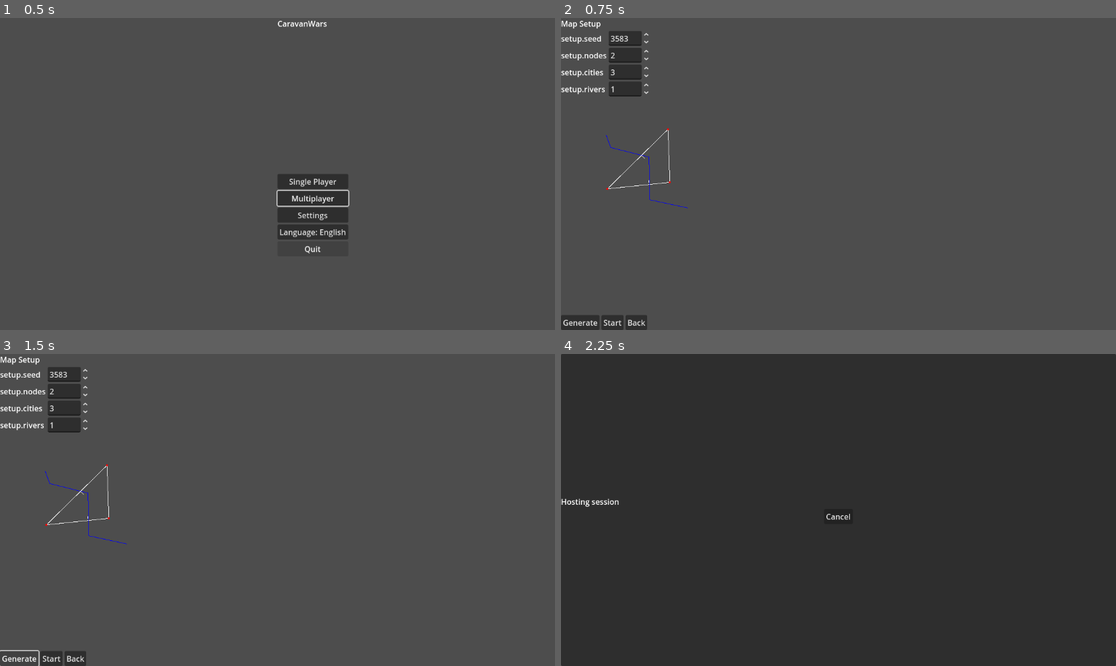
Above: before the commit, frames 1-4 (two rows, left to right).
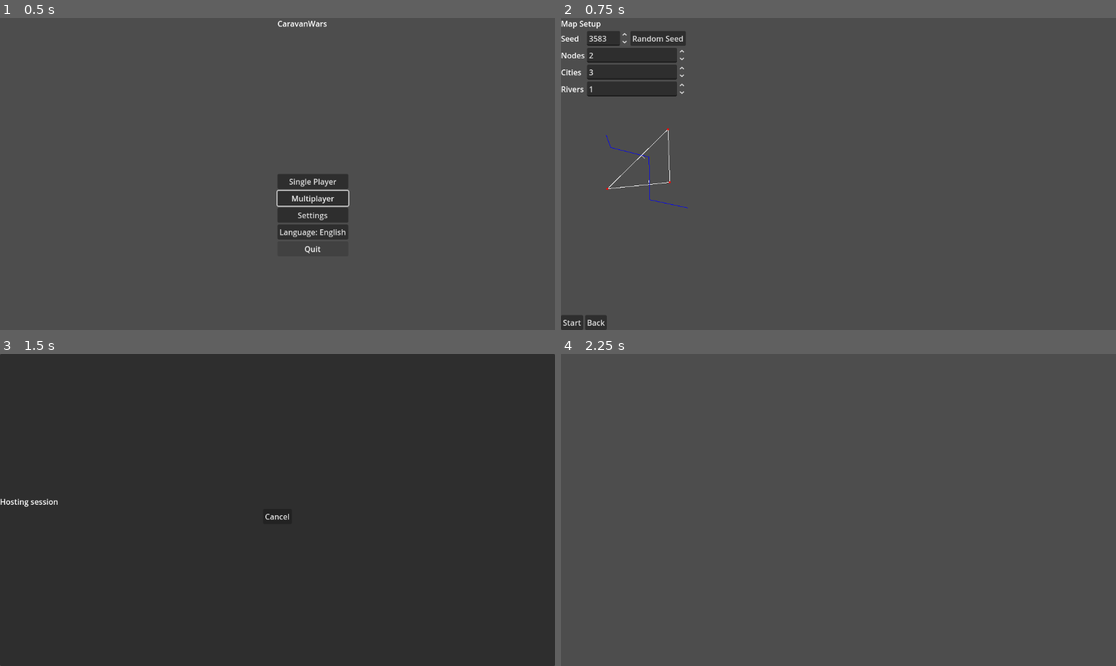
Above: after the commit, the same moments.

Repository: sepa79/CaravanWars
Game: Godot game, scene res://scenes/Main.tscn
The game is run twice, just before and just after one commit, with the same random seed, the same clock (stepped at 60 frames per second) and the same inputs.
Inputs (mouse positions are in pixels of both pictures, inside the frame that each line leads up to):
- Up to frame 1 (0.5 s): no input
- Up to frame 2 (0.75 s): click "Single Player" at 0.5 s
- Up to frame 3 (1.5 s): click (16, 659) at 1.25 s, where only the run before the commit has a clickable "Generate"
- Up to frame 4 (2.25 s): click (610, 659) at 2 s, where only the run before the commit has a clickable "Start"

Frame 1 is identical in both runs. In frame 2, 2.7% of the frame differs, in the area x 0-23%, y 4-100%; in frame 3, 98%; in frame 4, 100%, in the area x 0-100%, y 0-100%.

Commit message:
feat: add random seed button to map setup

Diff:
--- a/game/i18n/en.cfg
+++ b/game/i18n/en.cfg
@@ -34,7 +34,11 @@
 roles.admin="Admin"
 
 setup.title="Map Setup"
-setup.generate="Generate"
+setup.seed="Seed"
+setup.random_seed="Random Seed"
+setup.nodes="Nodes"
+setup.cities="Cities"
+setup.rivers="Rivers"
 setup.start="Start"
 
 errors.timeout="Connection timeout"
--- a/game/i18n/pl.cfg
+++ b/game/i18n/pl.cfg
@@ -34,7 +34,11 @@
 roles.admin="Administrator"
 
 setup.title="Ustawienia mapy"
-setup.generate="Generuj"
+setup.seed="Ziarno"
+setup.random_seed="Losowe ziarno"
+setup.nodes="Węzły"
+setup.cities="Miasta"
+setup.rivers="Rzeki"
 setup.start="Start"
 
 errors.timeout="Przekroczono czas oczekiwania"
--- a/game/ui/MapSetupScreen.gd
+++ b/game/ui/MapSetupScreen.gd
@@ -4,7 +4,8 @@
 
 @onready var title_label: Label = $VBox/Title
 @onready var seed_label: Label = $VBox/Params/SeedLabel
-@onready var seed_spin: SpinBox = $VBox/Params/Seed
+@onready var seed_spin: SpinBox = $VBox/Params/SeedRow/Seed
+@onready var random_seed_button: Button = $VBox/Params/SeedRow/RandomSeed
 @onready var nodes_label: Label = $VBox/Params/NodesLabel
 @onready var nodes_spin: SpinBox = $VBox/Params/Nodes
 @onready var cities_label: Label = $VBox/Params/CitiesLabel
@@ -12,7 +13,6 @@
 @onready var rivers_label: Label = $VBox/Params/RiversLabel
 @onready var rivers_spin: SpinBox = $VBox/Params/Rivers
 @onready var map_view: MapView = $VBox/MapView
-@onready var generate_button: Button = $VBox/Buttons/Generate
 @onready var start_button: Button = $VBox/Buttons/Start
 @onready var back_button: Button = $VBox/Buttons/Back
 @onready var main_ui: VBoxContainer = $VBox
@@ -25,7 +25,7 @@
     I18N.language_changed.connect(_update_texts)
     Net.state_changed.connect(_on_net_state_changed)
     add_child(connecting_ui)
-    generate_button.pressed.connect(_on_generate_pressed)
+    random_seed_button.pressed.connect(_on_random_seed_pressed)
     start_button.pressed.connect(_on_start_pressed)
     back_button.pressed.connect(_on_back_pressed)
     seed_spin.value_changed.connect(_on_params_changed)
@@ -39,10 +39,10 @@
 func _update_texts() -> void:
     title_label.text = I18N.t("setup.title")
     seed_label.text = I18N.t("setup.seed")
+    random_seed_button.text = I18N.t("setup.random_seed")
     nodes_label.text = I18N.t("setup.nodes")
     cities_label.text = I18N.t("setup.cities")
     rivers_label.text = I18N.t("setup.rivers")
-    generate_button.text = I18N.t("setup.generate")
     start_button.text = I18N.t("setup.start")
     back_button.text = I18N.t("menu.back")
 
@@ -61,10 +61,14 @@
     current_map = generator.generate()
     map_view.set_map_data(current_map)
 
-func _on_generate_pressed() -> void:
+func _on_params_changed(_value: float) -> void:
     _generate_map()
 
-func _on_params_changed(_value: float) -> void:
+func _on_random_seed_pressed() -> void:
+    seed_spin.set_block_signals(true)
+    var random_value: int = randi() % int(seed_spin.max_value)
+    seed_spin.value = random_value
+    seed_spin.set_block_signals(false)
     _generate_map()
 
 func _on_start_pressed() -> void:
--- a/game/ui/MapSetupScreen.tscn
+++ b/game/ui/MapSetupScreen.tscn
@@ -21,10 +21,14 @@
 
 [node name="SeedLabel" type="Label" parent="VBox/Params"]
 
-[node name="Seed" type="SpinBox" parent="VBox/Params"]
+[node name="SeedRow" type="HBoxContainer" parent="VBox/Params"]
+
+[node name="Seed" type="SpinBox" parent="VBox/Params/SeedRow"]
 min_value = 0.0
 max_value = 1.0e+09
 step = 1.0
+
+[node name="RandomSeed" type="Button" parent="VBox/Params/SeedRow"]
 
 [node name="NodesLabel" type="Label" parent="VBox/Params"]
 
@@ -59,8 +63,6 @@
 [node name="Buttons" type="HBoxContainer" parent="VBox"]
 size_flags_horizontal = 3
 
-[node name="Generate" type="Button" parent="VBox/Buttons"]
-
 [node name="Start" type="Button" parent="VBox/Buttons"]
 
 [node name="Back" type="Button" parent="VBox/Buttons"]
Not shown, changed: CHANGELOG.md
Not shown, changed: docs/i18n/Strings_Catalog_P3_MapSetup.md
